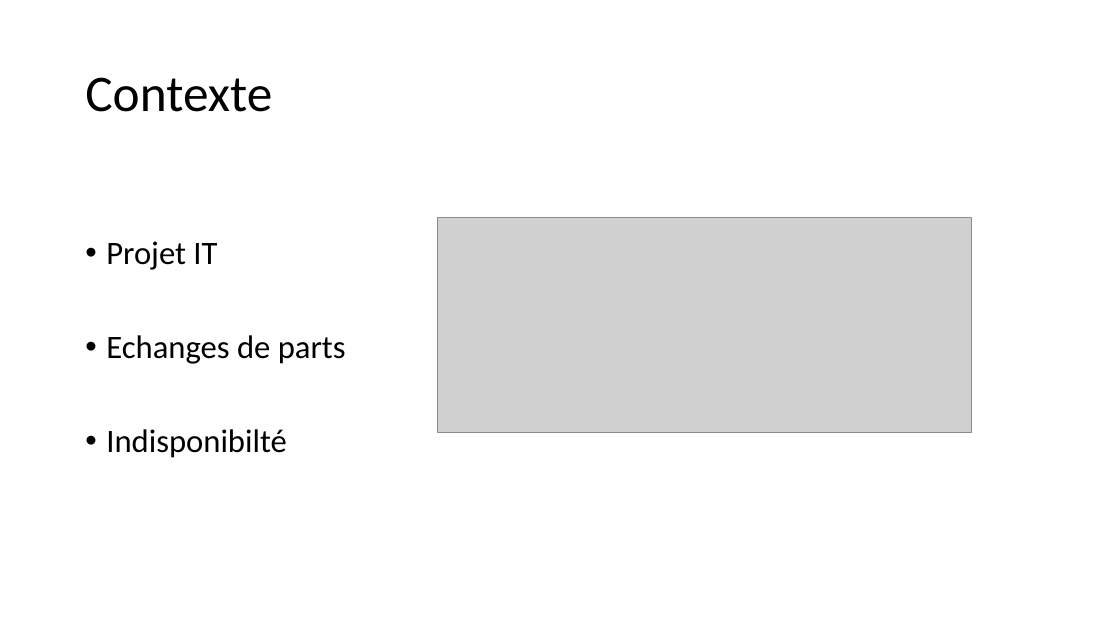
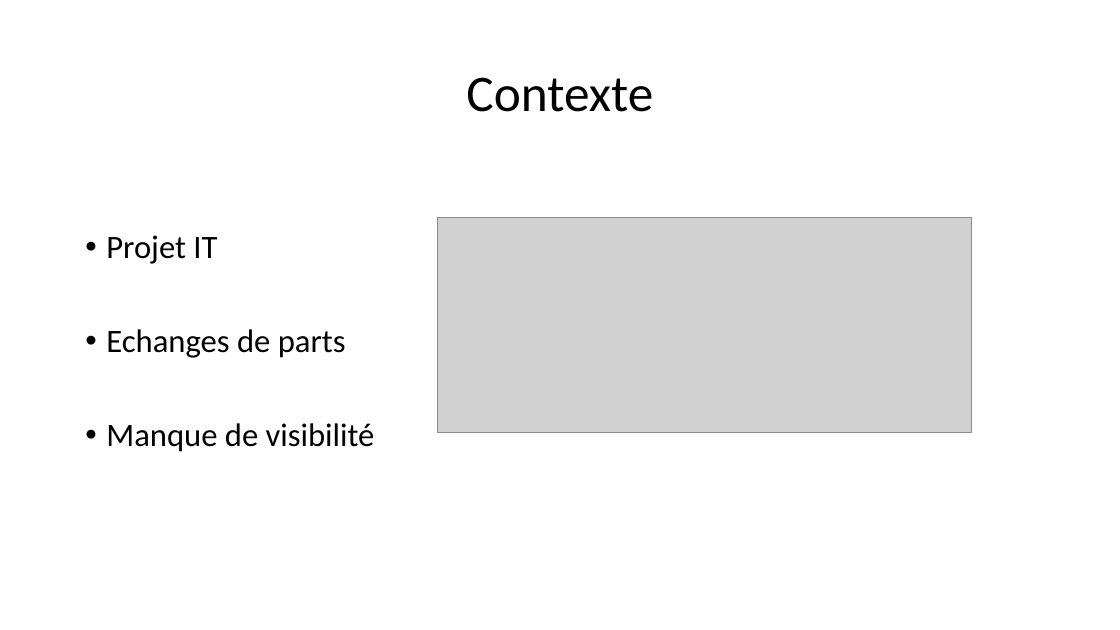
Before and after one commit to Thibaut-Comte/projetIT, a slide deck: slide 4 of PrésentationBourseEchangeSCPI.pptx. Drawn at 1120x630 pixels with LibreOffice and Linux fonts; fonts in the diff are those of the drawing; grey boxes stand for pictures. Boxes give left, top, right and bottom in pixels: in the first picture for what was removed or moved away, otherwise in the second. Text is boxed around its words. In the diff, an @@ line names an element or a change of style, - is before the commit and + after.

```diff
--- a/PrésentationBourseEchangeSCPI.pptx
+++ b/PrésentationBourseEchangeSCPI.pptx
@@ title "Contexte" at box(466, 77, 653, 112): alignment left to centre @@
@@ text at box(106, 423, 375, 452): text changed @@
-• Indisponibilté
+• Manque de visibilité
```
Also in this commit, not shown: 3 other slides changed, 15 slides added, 2 slides removed, 4 other files.
